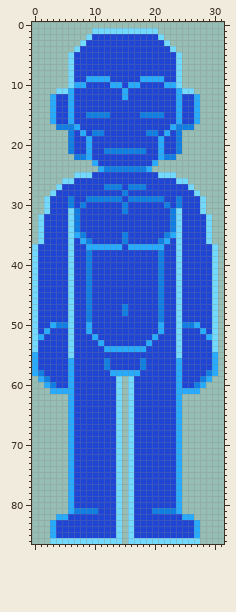
File history of a sprite sheet, interface/scripted/techupgrade/suits/moontant-male.png. Above: the version before the commit.
The file is 32x87 pixels.
The same view after the edit:
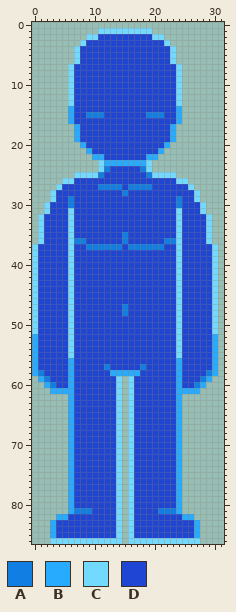
Palette (. is transparent): A #117ee4  B #27abff  C #73daff  D #1f45d4
The exact change:
@@ x 0..31 @@
  0 ................................
- 1 ..........CCCCCCCCCCC...........
- 2 .........CDDDDDDDDDDDC..........
+ 1 ...........CCCCCCCCC............
+ 2 .........CCDDDDDDDDDCC..........
  3 ........CDDDDDDDDDDDDDC.........
  4 .......CDDDDDDDDDDDDDDDC........
- 5 ......CDDDDDDDDDDDDDDDDDC.......
- 6 ......CDDDDDDDDDDDDDDDDDC.......
+ 5 .......CDDDDDDDDDDDDDDDC........
+ 6 .......CDDDDDDDDDDDDDDDC........
  7 ......CDDDDDDDDDDDDDDDDDC.......
  8 ......CDDDDDDDDDDDDDDDDDC.......
- 9 ......CDDBBBBDDDDDBBBBDDC.......
-10 ......CBBDDDDBBDBBDDDDBBC.......
-11 ....CCBDDDDDDDDBDDDDDDDDBCC.....
-12 ...BDDBDDDDDDDDBDDDDDDDDBDDB....
-13 ...BDDBDDDDDDDDDDDDDDDDDBDDB....
-14 ...BDDBDDDDDDDDDDDDDDDDDBDDB....
-15 ...BDDBDDAAAADDDDDAAAADDBDDB....
-16 ...BDDBDDDDDDDDDDDDDDDDDBDDB....
-17 ....AAABDDDDDDDDDDDDDDDBAAA.....
-18 ......ADBDAADDDDDDDAADBDA.......
-19 ......ADDBDDDDDDDDDDDBDDA.......
-20 ......ADDBDDDDDDDDDDDBDDA.......
-21 ......ADDBDDAAAAAAADDBDDA.......
-22 .......AABDDDDDDDDDDDBAA........
-23 ..........BDDDDDDDDDB...........
-24 ...........BAAAAAAAB............
-25 .......CCCDDDDDDDDDDDCCC........
+ 9 ......CDDDDDDDDDDDDDDDDDC.......
+10 ......CDDDDDDDDDDDDDDDDDC.......
+11 ......CDDDDDDDDDDDDDDDDDC.......
+12 ......CDDDDDDDDDDDDDDDDDC.......
+13 ......CDDDDDDDDDDDDDDDDDC.......
+14 ......BDDDDDDDDDDDDDDDDDB.......
+15 ......BDDAAADDDDDDDAAADDB.......
+16 ......BDDDDDDDDDDDDDDDDDB.......
+17 .......BDDDDDDDDDDDDDDDB........
+18 .......BDDDDDDDDDDDDDDDB........
+19 .......BDDDDDDDDDDDDDDDB........
+20 ........BDDDDDDDDDDDDDB.........
+21 .........BDDDDDDDDDDDB..........
+22 ..........BBDDDDDDDBB...........
+23 ...........CBBBBBBBC............
+24 ...........CADDDDDAC............
+25 .......CCCCADDDDDDDACCCC........
 26 .....CCDDDDDDDDDDDDDDDDDCC......
-27 ....CDDDDDDDAAADAAADDDDDDDC.....
+27 ....CDDDDDDAAAADAAAADDDDDDC.....
 28 ...CDDDDDDDDDDDADDDDDDDDDDDC....
-29 ..CDDDADDAAAAAADAAAAAADDADDDC...
-30 ..CDDDADADDDDDDADDDDDDADADDDC...
-31 ..CDDDCADDDDDDDADDDDDDDACDDDC...
-32 .CDDDDCADDDDDDDDDDDDDDDACDDDDC..
-33 .CDDDDCADDDDDDDDDDDDDDDACDDDDC..
-34 .CDDDDCADDDDDDDDDDDDDDDACDDDDC..
-35 .CDDDDCBADDDDDDADDDDDDABCDDDDC..
-36 .CDDDDCDBADDDDDADDDDDABDCDDDDC..
-37 CDDDDDCDDBBBBBBDBBBBBBDDCDDDDDC.
-38 CDDDDDCDDADDDDDDDDDDDADDCDDDDDC.
-39 CDDDDDCDDADDDDDDDDDDDADDCDDDDDC.
-40 CDDDDDCDDADDDDDDDDDDDADDCDDDDDC.
-41 CDDDDDCDDADDDDDDDDDDDADDCDDDDDC.
-42 CDDDDDCDDADDDDDDDDDDDADDCDDDDDC.
-43 CDDDDDCDDADDDDDDDDDDDADDCDDDDDC.
-44 CDDDDDCDDADDDDDDDDDDDADDCDDDDDC.
-45 CDDDDDCDDADDDDDDDDDDDADDCDDDDDC.
-46 CDDDDDCDDADDDDDDDDDDDADDCDDDDDC.
-47 CDDDDDCDDADDDDDADDDDDADDCDDDDDC.
-48 CDDDDDCDDADDDDDADDDDDADDCDDDDDC.
-49 CDDDDDCDDADDDDDDDDDDDADDCDDDDDC.
-50 CDDBAACDDBDDDDDDDDDDDBDDCAABDDC.
-51 CDBDDDCDDBDDDDDDDDDDDBDDCDDDBDC.
-52 CBDDDDCDDDBDDDDDDDDDBDDDCDDDDBC.
-53 CDDDDDCDDDDBDDDDDDDBDDDDCDDDDDC.
-54 CDDDDDCDDDDDBBBBBBBDDDDDCDDDDDC.
+29 ...CDDADDDDDDDDDDDDDDDDDADDC....
+30 ..CDDDADDDDDDDDDDDDDDDDDADDDC...
+31 ..CDDDCDDDDDDDDDDDDDDDDDCDDDC...
+32 .CDDDDCDDDDDDDDDDDDDDDDDCDDDDC..
+33 .CDDDDCDDDDDDDDDDDDDDDDDCDDDDC..
+34 .CDDDDCDDDDDDDDDDDDDDDDDCDDDDC..
+35 .CDDDDCDDDDDDDDADDDDDDDDCDDDDC..
+36 .CDDDDCAADDDDDDADDDDDDAACDDDDC..
+37 CDDDDDCDDAAAAAADAAAAAADDCDDDDDC.
+38 CDDDDDCDDDDDDDDDDDDDDDDDCDDDDDC.
+39 CDDDDDCDDDDDDDDDDDDDDDDDCDDDDDC.
+40 CDDDDDCDDDDDDDDDDDDDDDDDCDDDDDC.
+41 CDDDDDCDDDDDDDDDDDDDDDDDCDDDDDC.
+42 CDDDDDCDDDDDDDDDDDDDDDDDCDDDDDC.
+43 CDDDDDCDDDDDDDDDDDDDDDDDCDDDDDC.
+44 CDDDDDCDDDDDDDDDDDDDDDDDCDDDDDC.
+45 CDDDDDCDDDDDDDDDDDDDDDDDCDDDDDC.
+46 CDDDDDCDDDDDDDDDDDDDDDDDCDDDDDC.
+47 CDDDDDCDDDDDDDDADDDDDDDDCDDDDDC.
+48 CDDDDDCDDDDDDDDADDDDDDDDCDDDDDC.
+49 CDDDDDCDDDDDDDDDDDDDDDDDCDDDDDC.
+50 CDDDDDCDDDDDDDDDDDDDDDDDCDDDDDC.
+51 CDDDDDCDDDDDDDDDDDDDDDDDCDDDDDC.
+52 BDDDDDCDDDDDDDDDDDDDDDDDCDDDDDB.
+53 BDDDDDCDDDDDDDDDDDDDDDDDCDDDDDB.
+54 BDDDDDCDDDDDDDDDDDDDDDDDCDDDDDB.
 55 BDDDDDCDDDDDDDDDDDDDDDDDCDDDDDB.
-56 BDDDDDBDDDDDADDDDDADDDDDBDDDDDB.
+56 BDDDDDBDDDDDDDDDDDDDDDDDBDDDDDB.
 57 BDDDDDBDDDDDADDDDDADDDDDBDDDDDB.
@@ x 8..22 @@
 80 DDDDDDC.CDDDDDD
-81 AAADDDC.CDDDAAA
+81 AADDDDC.CDDDDAA
 82 DDDDDDC.CDDDDDD
